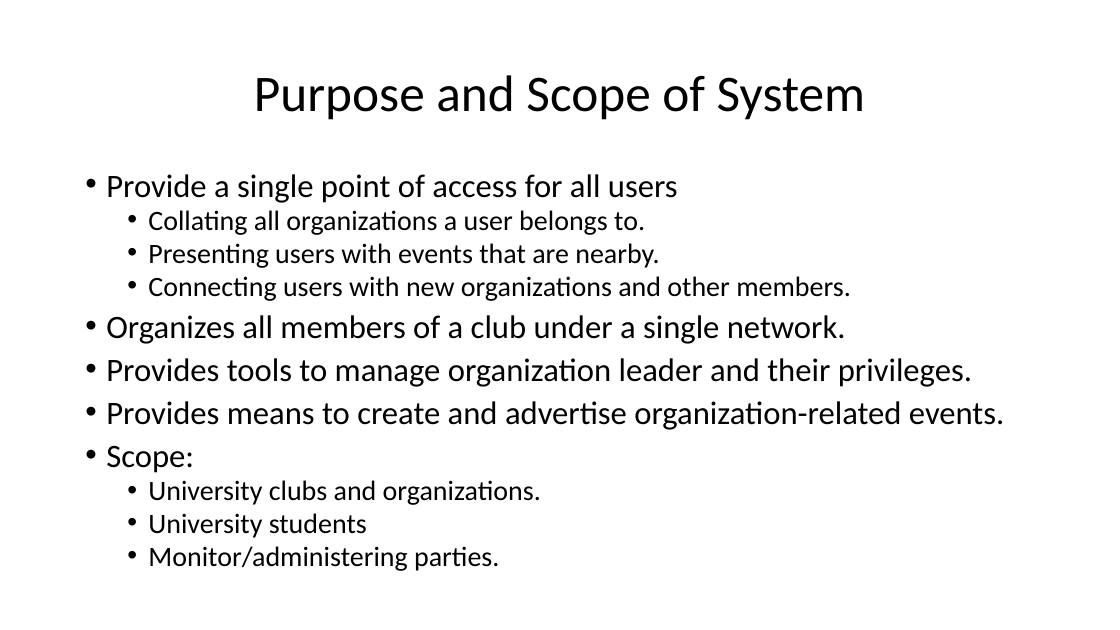
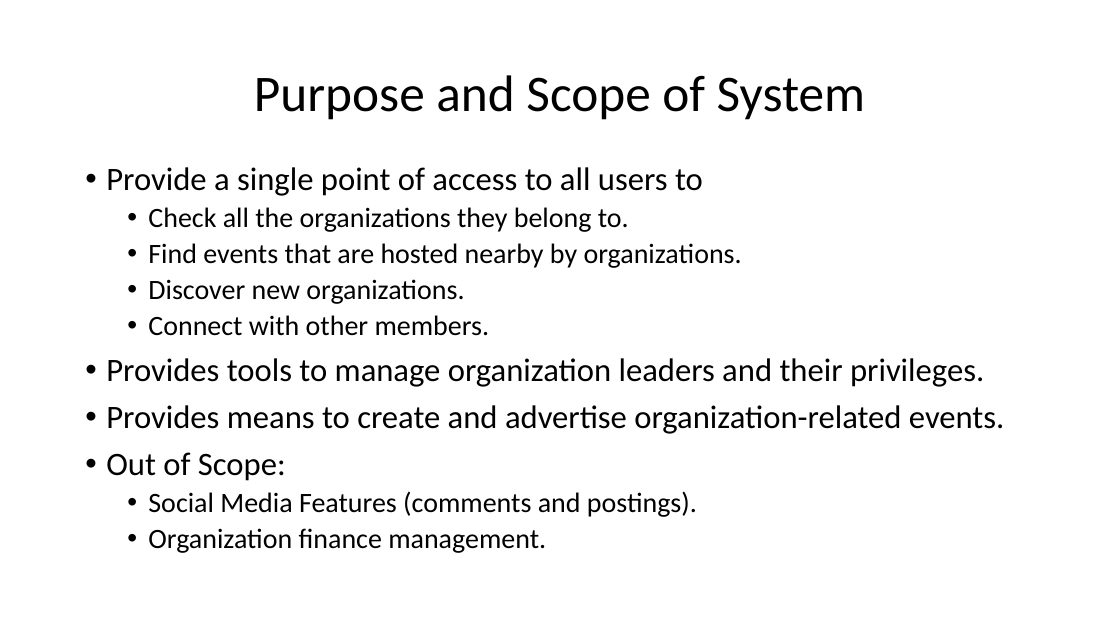
Before and after one commit to arocho032/CEN4010-Team-5, a slide deck: slide 2 of specifications/deliv1/SOS Deliverable 1 Presentation.pptx. Drawn at 1120x630 pixels with LibreOffice and Linux fonts; fonts in the diff are those of the drawing. Boxes give left, top, right and bottom in pixels: in the first picture for what was removed or moved away, otherwise in the second. Text is boxed around its words. In the diff, an @@ line names an element or a change of style, - is before the commit and + after.

```diff
--- a/specifications/deliv1/SOS Deliverable 1 Presentation.pptx
+++ b/specifications/deliv1/SOS Deliverable 1 Presentation.pptx
@@ text "Provide a single point of ...": place and size @@
-text "Provide a single point of ..." at [106,174,1004,571]
+text "Provide a single point of ..." at [106,167,1004,553]
@@ text at [106,167,984,387]: text changed; size 28 to 24 pt @@
-• Provide a single point of access for all users
-  • Collating all organizations a user belongs to.
-  • Presenting users with events that are nearby.
-  • Connecting users with new organizations and other members.
-• Organizes all members of a club under a single network.
-• Provides tools to manage organization leader and their privileges.
+• Provide a single point of access to all users to
+  • Check all the organizations they belong to.
+  • Find events that are hosted nearby by organizations.
+  • Discover new organizations.
+  • Connect with other members.
+• Provides tools to manage organization leaders and their privileges.
@@ text at [106,405,1004,434]: line spacing 0.8 to 0.9 @@
@@ text at [106,452,697,553]: text changed @@
-• Scope:
-  • University clubs and organizations.
-  • University students
-  • Monitor/administering parties.
+• Out of Scope:
+  • Social Media Features (comments and postings).
+  • Organization finance management.
```
Also in this commit, not shown: 3 other slides changed, 1 slide added, 1 slide removed, 1 other file.
